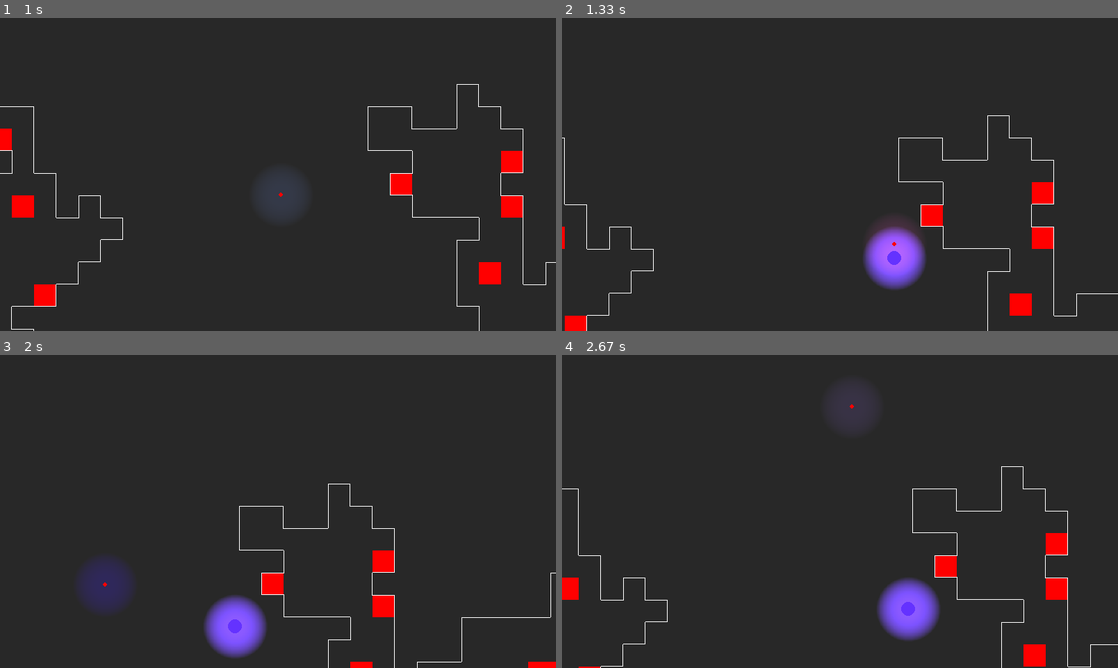
Above: before the commit, frames 1-4 (two rows, left to right).
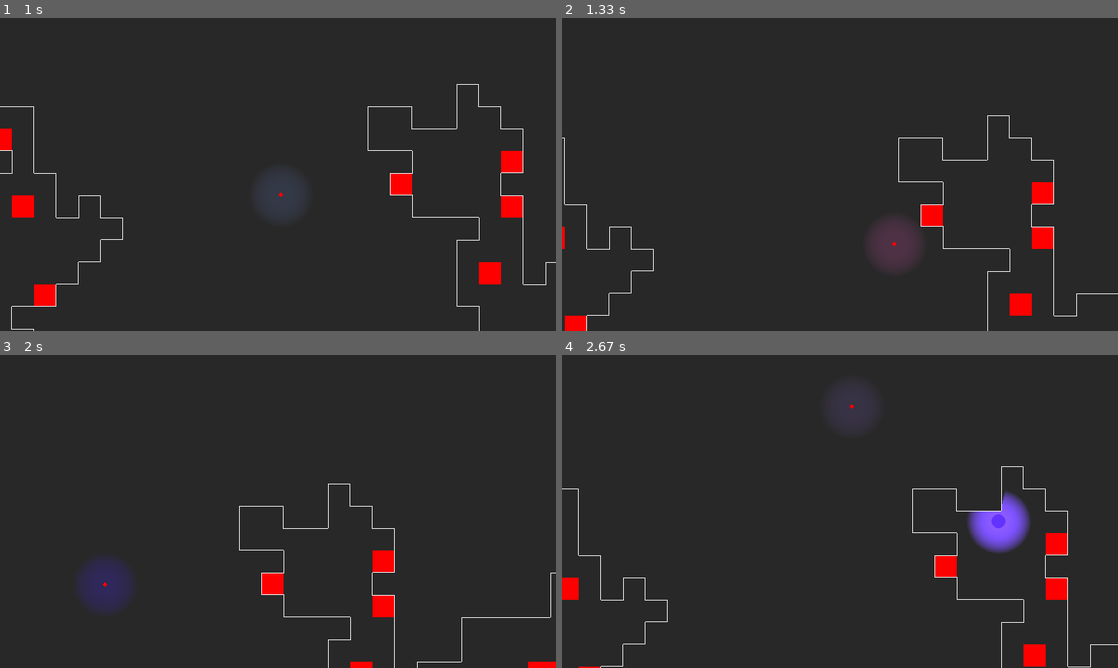
Above: after the commit, the same moments.

Repository: Sarvesh-Mk/pyweek_35
Game: pygame game, started from main.py
Same seed, same stepped clock (60 frames per second), same inputs: the game is played once before the commit and once after it.
Inputs (mouse positions are in pixels of both pictures, inside the frame that each line leads up to):
- Up to frame 1 (1 s): click (278, 174) at 0.38 s; hold D from 0.67 s (still down); click (278, 193) at 0.75 s
- Up to frame 2 (1.33 s): release D at 1.13 s; hold W from 1.17 s (still down); click (895, 243) at 1.25 s
- Up to frame 3 (2 s): release W at 1.47 s; hold D 1.5-1.97 s; click (105, 583) at 1.58 s
- Up to frame 4 (2.67 s): hold A 2-2.53 s; click (906, 539) at 2.08 s; hold S from 2.57 s (still down); click (851, 405) at 2.65 s

Frame 1 is identical in both runs. In frame 2, 1.8% of the frame differs, in the area x 54-66%, y 66-87%; in frame 3, 1.8%; in frame 4, 3.2%, in the area x 56-85%, y 43-92%.

Commit message:
fixed tower issue couldn't get tower placement out of bounds bug fixed

Diff:
--- a/enemy.py
+++ b/enemy.py
@@ -1,7 +1,7 @@
 import pygame
 from settings import *
 
-class enemy(pygame.sprite.Sprite):
+class Enemy(pygame.sprite.Sprite):
     #initialise all the attributes of the enemy
     colour = pygame.Color.r
     def __init__(self,game,x,y,HP=5,size=TILESIZE,speed=ENEMY_SPEED):
--- a/generated_map_1.txt
+++ b/generated_map_1.txt
@@ -1,50 +1,50 @@
-000000000000000000000000000000011111111111100010111111111111E000000000000000000000000000000000000000
-000000000000000000000000000000011111111E111000101111111111111000000000000000000000000000000000000000
-0000000000000000000000000000001111001111111101111111111110100000000000000000000000000000000000E11100
-0000000000000000000000000000000011001111111111111111111111100000000000000000000000000000000001111111
-0000000000000000000000000000000000001111111101111111111111000000000000000000000000000000000011111111
-0000000000000000000000000000000000000110011111111111111111000000000000000000000000000000000111111111
-0000000000000000000000000000000000000000000011110011111110000000000000000000000000000000011E11111111
-0000000000000000000000000000000000000000000011111001111000000000000000000000000000000000011111E11111
-00000000000000000000000000000000000000000000011111111111000000000000000000000000000000000111E111111E
-00000000000000000000000000000000001E1111000011111E1011000000000000000000000000000000000001101111E1E1
-0000000000000000000000000000000000111101111111111111100000000000000000000000000000000000000011EE1111
-0000000000000000000000000000000000011001110111111111000000000000000000000000000000000000001111111111
-0000000000000000000000000000000111111000000111111E11000000000000000000000000000000000000011111111111
-0000000000000000000000000000000111E10000001111111111100000000000000000000000000000000000011111111111
-00000000000000000000000000000011111100000E1111111100110000000000000000000000000000000000110111011111
-0000000000000000000000000000011110110000000101101000010000000000000000000000000000010011111111111111
-000000000000000000000111111111100000000000010E11110001100000000000000000000000000011111E111111111111
-0000000000000001111111001001110000000000000111E00111111000000000000000000000000000111111111111111111
-000000000000011111100000000000000000000110011000000000000000000000000000000000110011111111E111111111
-00000000000001111100000000000000000011111111111001110000000000000000000000000011111111111E1111111111
-0000000001000011110000000000000011111111100000100011011100011100000111100000011111111111110111111111
-000000001110001111111000000000001111E111111000110011111101111100111E111000000011E111111111E111111111
-0000000011111111111110000000000000001E111010000111111001110001111000011000000001111111111111111111E1
-0000000111110011111100000000001E11001111001000011110011111000000000001100000011111111111111111111111
-000000111111011111110000000001100100111000111001110011101000000001100E1000000011E0011111111111111111
-00001110011110001111000000000101111111100011110101100000000000001E11E100000000011111111111111E1111E1
-000011111111101111100000000011111E111100001111110000000000000000111111000000000111111111111111111110
-00000111111100011111100000011111101111000001111110000000000000001111111110000E1E1E11E11111111EE1E110
-0000011111110001E111100000011111100111000011101110000000000000111111E11110000111111111111111E1110100
-0000011E1110000000000000000110000000000000011011E0000000000000111111111110001111111E1111111000011111
-0000011111100000000000000101100000000000000000E110000000000011111111110111001E1111111111111000001100
-0000111111100000000000000111000000000000000000011000000000001100111E11111111101111111111111000000100
-0001110111000010010000000100000000000000000000000000000000001101111111111E01101111011111110000000000
-0000110101000111110000000E00000000000000000000000000000000000111111001111100111101111E10100000000000
-00011E100000011111000000010000000000000000000000000000000000000E100000000000001100011111110000000000
-0000011000001111E1E101101110000000000000000000000000000000000000000000000000E11111000101111000000000
-0000011111100011111111111010000000000000000000000000000000000000000000000000111110001111000000000000
-0000011010000011111001000011000000000000000000000000000000000000000000000000111110000000000000000000
-000000001110111EE01011000001000000000000000000000000000000000000000000000001111111100000000000000000
-00000001E1E1111111E001001111000000000000000000000000000000000000000000000001111110110000000000000000
-0000000011100111110001001100000000000000000000000000000000000000000000000111111111110000000000000000
-000000111110111100000101110000000000000000000000000000000000000000000000010E111110000000000000000000
-000011111111111100000111110000000000000000000000000000000000000000000000010E111000000000000000000000
-000000000011111E000000110100000000000000000000000000000000000000000000000111011100000000000000000000
-0000000000011111000000000000000000000000000000000000000000000000000000000E11001000000000000000000000
-0000000000011111100000000000000000000000000000000000000000000000000000000000000000000000000000000000
-0000000000011111100000000000000000000000000000000000000000000000000000000000000000000000000000000000
-000000000000111E100000000000000000000000000000000000000000000000000000000000000000000000000000000000
-0000000000000111000000000000000000000000000000000000000000000000000000000000000000000000000000000000
-0000000000000000000000000000000000000000000000000000000000000000000000000000000000000000000000000000
+0000000000000000000000000000000000000000000000000000000000000000000000000011111100000000101111111111
+000000000000000000000000000000000000000000000000000000000000000000000000000110100000000011111110E111
+0000000000000000000000000000000000000000000000000000000000000000000000000001111001100000111E11111111
+000000000000000000000000000000000000000000000000000000000000000000000000001E111001111E00011111111111
+0000000000000000000000000000000000000000000000000000000000000000000000000111111101111111111111E1E111
+000000000000000000000000000000000000000000000000000000000000000000000000111E111101111111111110111111
+0000000000000000000000000000000000000000000000000000000000000000000000001111111000111111111110111111
+0000000000000000000000000000000000000000000000000000000000000000000000111111111111111100111111111111
+00000000000000000000000000000000000000000000000000000000000000000000001111E1111101111100111111111111
+000000000000000000000000000000000000000000000000000000000000111111000111111111110111001E101111011111
+0000000000000000000000000000000000000000000000000000000000000111110001110101111111E11010001111011111
+000000000000000000000000000000000000000000000000000000000000E1111110001101111111111E1110000011101111
+00000000000000000000000000000000000000000000000000000000000000111110001E1111111111111111100011111111
+0000000000000000000000000000000000000000000000000000000000000101111001111111E11111111110110110001111
+00000000000000000000000000000000000000000000000000000000E111111111100111E11111111111E110010100001111
+0000000000000000000000000000000000000000000000000000001111001111111011111E110011111E1E11011100001000
+0000000000000000000000000000000000000000000000000000011111001111111111111111111111111110000000011000
+000000000000000000000000000000000000000000000000100000111111111E11111111111111111011111000001E111000
+00000000000000000000000000000000000000000000001111000110111111111111111010111110101111100000100E0000
+0000000000000000000000000000000000000000000001100100001111111111101E11E00111111111111E11001110000000
+00000000000000000000000000000000000000001111E110011110110111111000000100001100111111E11111E000000000
+00000000000000000000000000000000000000001111E110011E111101111100000001000111111E100E1111011000000000
+000000000000000000000000000000000000000001E111100111111101111100000011E11111111110111011000000000000
+00000000000000000000000000000000000000000E1111111111111000111110010111111110111111101110000001110000
+0000000000000000000000000000000000000000111E101111111111111111101111111111001110E110E111000001100000
+00000000000000000000000000000000000000111111111111111111111111111111111111001000E11111E1000001100000
+000000000000000000000000000000000000001111111E11111E1111111111111111E1111101100011111111000000110000
+000000000000000000000000000000000000000111111111E1111111111111111111111111111000011E1110000111111000
+0000000000000000000000000000000000000011111110001111111101111111111111111111000000101000011111111100
+000000000000000000000000000000000000001111110000101110011111001011111110111100001111111101111E111111
+000000000000000000000000000000000000000E1111110000000000000000011111110111100010111111E1001111111111
+00000000000000000000000000000000000000001011011100000000000000011110111111101011111111111E1111111E11
+000000000000000000000000000000000000000011111111100000000000000E11111111111111111111111111111111111E
+000000000000000000000000000000000000000011000000000000000000000000001111000111111E111111111111111111
+00000000000000000000000000000000000000000000000000000000000000000000000000111111E1111111111111111111
+00000000000000000000000000000000000000000000000000000000000000000000000001101111E1111111E11111111110
+0000000000000000000000000000000000000000000000000000000000000000000000000111110111111111111111111100
+000000000000000000000000000000000000000000000000000000000000000000000000011011000E111111111111E11001
+0000000000000000000000000000000000000000000000000000000000000000000000000011111111111111111111111111
+000000000000000000000000000000000000000000000000000000000000000000000000001E00111111111111E111111111
+000000000000000000000000000000000000000000000000000000000000000000000000001111111111E111111111111111
+0000000000000000000000000000000000000000000000000000000000000000000000000000000111111E11E11111111111
+0000000000000000000000000000000000000000000000000000000000000000000000000000001111E111E1111111111111
+00000000000000000000000000000000000000000000000000000000000000000000000000000011100111E1111111111111
+0000000000000000000000000000000000000000000000000000000000000000000000000000011100001111111111111E11
+00000000000000000000000000000000000000000000000000000000000000000000000000000110001111111111111E1111
+0000000000000000000000000000000000000000000000000000000000000000000000000000000001111111111111111111
+0000000000000000000000000000000000000000000000000000000000000000000000000000000001111111E111111E1111
+000000000000000000000000000000000000000000000000000000000000000000000000000000001E1111111111E1111111
+00000000000000000000000000000000000000000000000000000000000000000000000000000001111E1111111111111E1E
--- a/main.py
+++ b/main.py
@@ -31,7 +31,7 @@
                     # generate walls here
                     ...
                 if tile == 'E':
-                    enemy(self, col, row)
+                    Enemy(self, col, row)
 
         self.lights = Lights(self.screen, self.offset, self.map)
         self.controls = Controls()
@@ -88,7 +88,7 @@
             mouse_event = self.controls.mouse_input(event)
             if mouse_event == 1:
                 x, y = pygame.mouse.get_pos()
-                if self.map.get_tile(x, y, self.offset) != '0':
+                if self.map.get_tile(x, y, self.offset) == '1':
                     self.tower_manager.add_tower(self.offset, self.lights)
 
 if __name__ == "__main__":
--- a/state.py
+++ b/state.py
@@ -25,9 +25,12 @@
 
         Returns: ascii character at the given x, y position
         """
-        x, y = (x + offset[0]) // 25, (y + offset[1]) // 25
-        print(x,y)
-        return self.map_array[y][x]
+        x, y = (x + offset[0]) // TILESIZE, (y + offset[1]) // TILESIZE
+        # print(x, y, len(self.map_array), len(self.map_array[0]))
+        if y<(len(self.map_array)+1) and y>=0 and x<(len(self.map_array[0])+1) and x >= 0:
+            return self.map_array[y][x]
+        else:
+            return None
 
     def save_map(self, filename, map):
         str_map = ''
Not shown, changed: .gitignore
